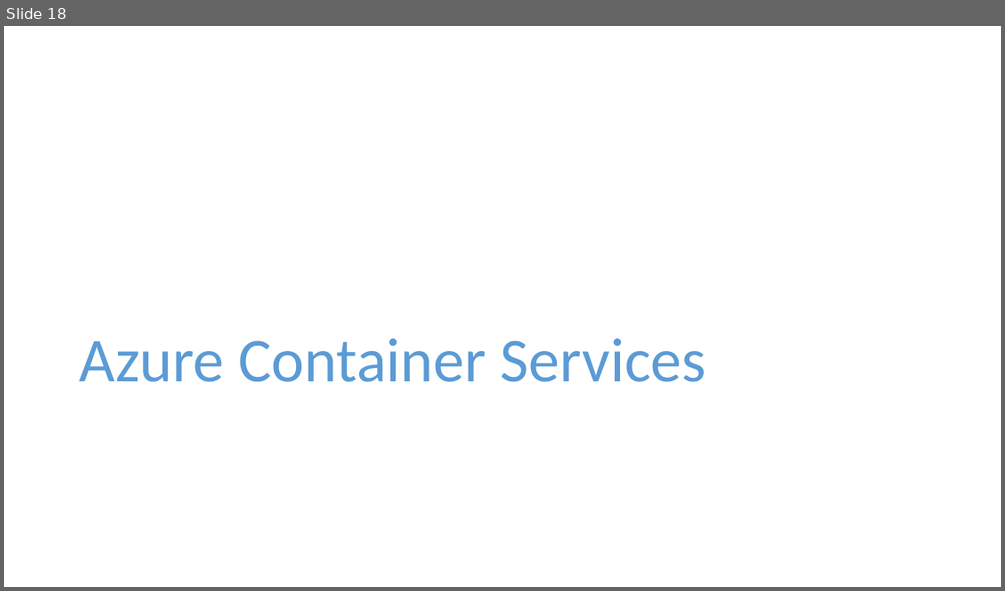
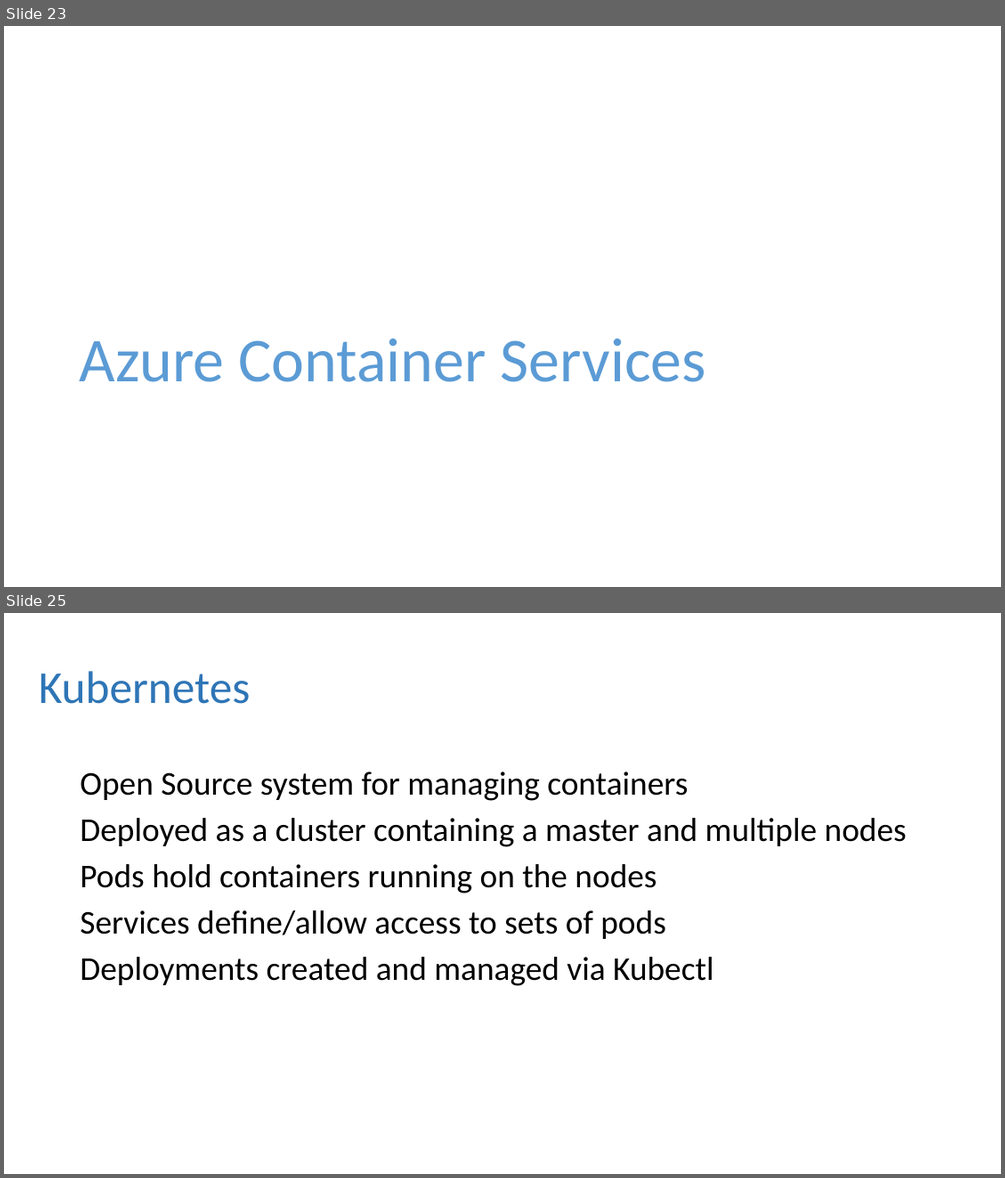
Before and after one commit to dbafromthecold/ContainersInTheCloud, a slide deck: ContainersInTheCloud.pptx. Shown one above the other, each under a label of ours: slide 18 before the commit, slides 23 and 25 after it; the slides between them are not shown. The pictures are 1005x591 and 1005x1178 pixels, drawn with LibreOffice and Linux fonts; fonts in the diff are those of the drawing; background and template pictures are left out. Boxes give left, top, right and bottom in pixels: in the first picture for what was removed or moved away, otherwise in the second. Text is boxed around its words. In the diff, an @@ line names an element or a change of style, - is before the commit and + after.

```diff
--- a/ContainersInTheCloud.pptx
+++ b/ContainersInTheCloud.pptx
@@ slide 25 added at box(4, 613, 1001, 1174), background picture (left out) @@
@@ title added at box(39, 671, 251, 704), 44 pt, text #2E75B6 @@
+Kubernetes
@@ text added at box(80, 771, 906, 986), 32 pt, text #000000 @@
+Open Source system for managing containers
+Deployed as a cluster containing a master and multiple nodes
+Pods hold containers running on the nodes
+Services define/allow access to sets of pods
+Deployments created and managed via Kubectl
@@ what was slide 18 is now slide 23 @@
```
Also in this commit, not shown: 1 slide changed, 12 other slides added, 6 slides removed, 3 other files.
